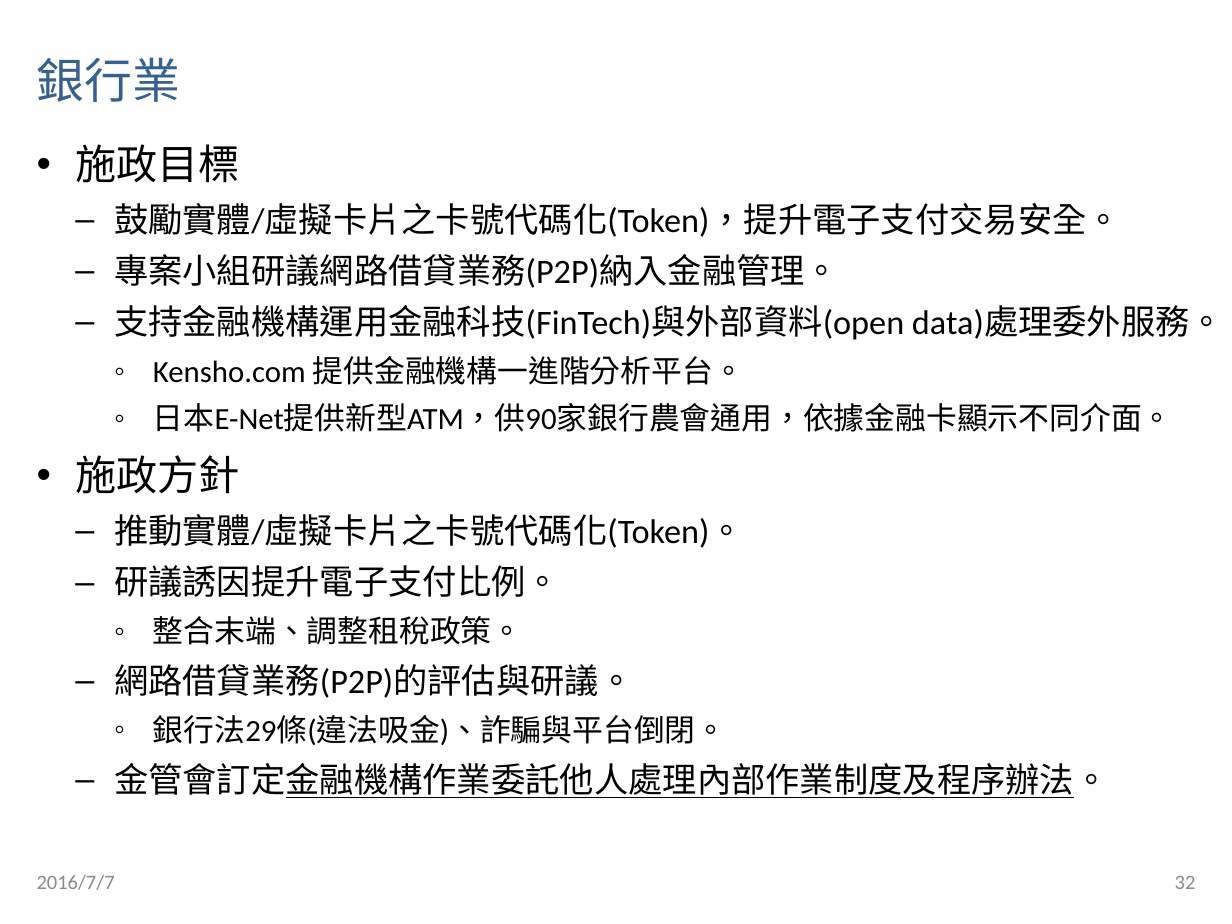
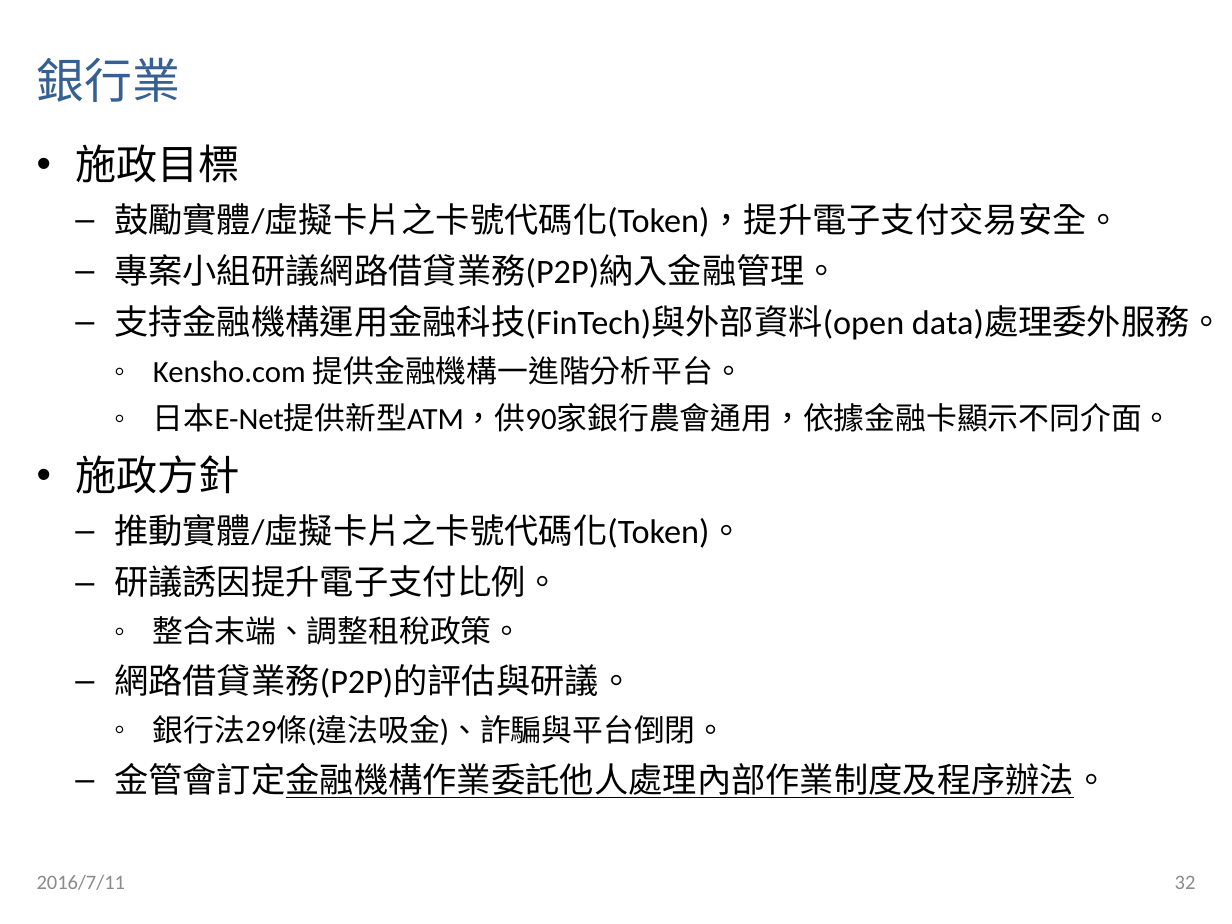
Before and after one commit to CpOuyang/custom, a slide deck: slide 32 of 20160712 - 金融科技白皮書(部會).pptx. Drawn at 1232x924 pixels with LibreOffice and Linux fonts; fonts in the diff are those of the drawing. Boxes give left, top, right and bottom in pixels: in the first picture for what was removed or moved away, otherwise in the second. Text is boxed around its words. In the diff, an @@ line names an element or a change of style, - is before the commit and + after.

```diff
--- a/20160712 - 金融科技白皮書(部會).pptx
+++ b/20160712 - 金融科技白皮書(部會).pptx
@@ text at box(37, 875, 126, 890): text changed @@
-2016/7/7
+2016/7/11
```
Also in this commit, not shown: 29 other slides changed, 11 slides added, 2 slides removed.
